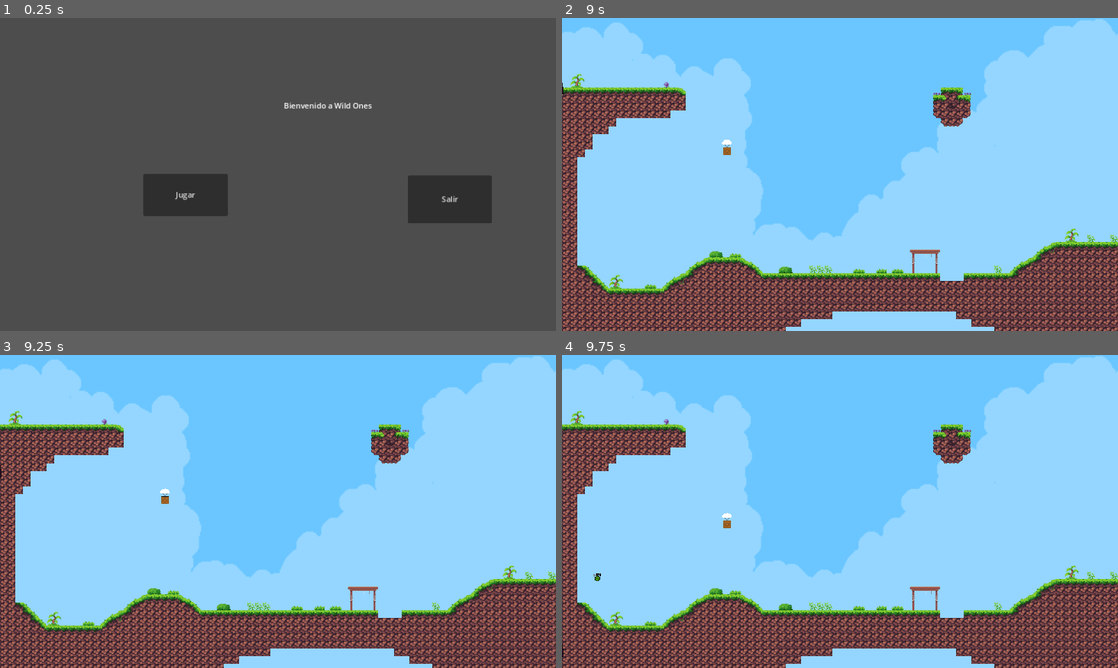
Above: before the commit, frames 1-4 (two rows, left to right).
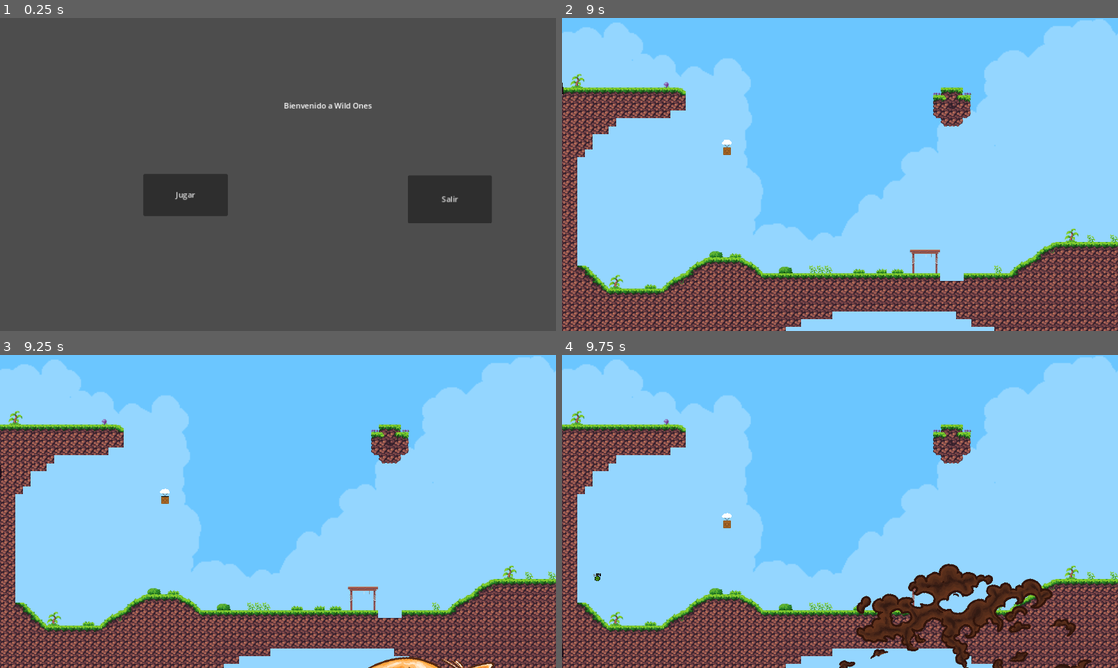
Above: after the commit, the same moments.

Repository: Francisco-Galea/Wild-Ones
Game: Godot game, scene res://Menu/MainScene/MainScene.tscn
Two runs of this game, one before a commit and one after it. Both use one fixed random seed, a clock stepped at 60 frames per second and the inputs below. Sound files missing from this copy of the repository are replaced by a short silence.
Inputs (mouse positions are in pixels of both pictures, inside the frame that each line leads up to):
- Up to frame 1 (0.25 s): no input
- Up to frame 2 (9 s): click "Jugar" at 0.5 s; click "2 jugadores" at 1.25 s; tap Enter at 2, 4.25 s; move the mouse to (962, 158) at 2.02 s; hold D (move_right) 2.03-3.53 s; click (962, 158) at 2.1 s; tap W (jump) at 2.27, 3.02, 4.52, 5.27, 6.02, 7.52, 8.27 s; tap Space at 2.75 s; move the mouse to (728, 190) at 2.77 s; tap 1 (switch_weapon_1) at 2.85, 6.6 s; move the mouse to (895, 105) at 3.52 s; hold A (move_left) 3.53-4.28 s; tap 2 (switch_weapon_2) at 3.6, 7.35 s; move the mouse to (812, 237) at 4.27 s; hold D (move_right) 4.28-5.78 s; tap 3 (switch_weapon_3) at 4.35, 8.1 s; move the mouse to (1006, 221) at 5.02 s; tap 4 (switch_weapon_4) at 5.1, 8.85 s; move the mouse to (673, 127) at 5.77 s; hold A (move_left) 5.78-6.53 s; click (673, 127) at 5.85 s; move the mouse to (867, 174) at 6.52 s; hold D (move_right) 6.53-7.28 s; move the mouse to (756, 96) at 7.27 s; hold A (move_left) 7.28-8.78 s; move the mouse to (962, 158) at 8.02 s; move the mouse to (728, 190) at 8.77 s; hold D (move_right) from 8.78 s (still down)
- Up to frame 3 (9.25 s): keep holding D (move_right); tap W (jump) at 9.02 s
- Up to frame 4 (9.75 s): keep holding D (move_right); move the mouse to (895, 442) at 9.52 s; click (895, 442) at 9.6 s

Frames 1-2 are identical in both runs. In frame 3, 0.4% of the frame differs, in the area x 66-89%, y 96-100%; in frame 4, 4.9%, in the area x 49-96%, y 66-100%.
Error in both runs: Out of bounds get index '1' (on base: 'Array') (res://Director/GameManager/GameManager.gd:70)

Commit message:
Adding animations to Grenade

Diff:
--- a/Weapons/Grenade/Grenade.gd
+++ b/Weapons/Grenade/Grenade.gd
@@ -4,6 +4,7 @@
 var destruction_radius: int = 1
 @onready var explosion_sound = $explosion
 @onready  var fire_in_the_hole = $throwGrenade
+@onready var explosion_animation = $Sprite2D/AnimationPlayer
 
 func _ready():
 	$Timer.start()
@@ -13,6 +14,8 @@
 	explode()
 
 func explode():
+	explosion_animation.play("explosion")
+	explosion_sound.play()
 	var explosion_area = $Area2D
 	var bodies = explosion_area.get_overlapping_bodies()
 	for body in bodies:
@@ -20,10 +23,10 @@
 			body.take_damage(explosion_damage)
 		if body is TileMap:
 			destroy_terrain(body, global_position)
-	hide()
-	explosion_sound.play()
+	await explosion_animation.animation_finished
 	await explosion_sound.finished
 	queue_free()
+
 
 func destroy_terrain(tilemap: TileMap, impact_position: Vector2):
 	for x in range(-destruction_radius, destruction_radius + 1):
--- a/Weapons/Grenade/Grenade.tscn
+++ b/Weapons/Grenade/Grenade.tscn
@@ -1,9 +1,80 @@
-[gd_scene load_steps=7 format=3 uid="uid://bw03mi6lw6kqi"]
+[gd_scene load_steps=20 format=3 uid="uid://bw03mi6lw6kqi"]
 
 [ext_resource type="Script" path="res://Weapons/Grenade/Grenade.gd" id="1_mb82p"]
 [ext_resource type="Texture2D" uid="uid://chjftg3xc5woj" path="res://Weapons/Sprites/Grenade.png" id="2_e8idm"]
 [ext_resource type="AudioStream" uid="uid://c4xjf6wcvfy3c" path="res://Weapons/Sounds/grenadeExploSound.wav" id="3_8jfac"]
+[ext_resource type="Texture2D" uid="uid://dv4mv2f1noy74" path="res://Weapons/Sprites/Explosion_3/Explosion_1.png" id="3_c7ddf"]
+[ext_resource type="Texture2D" uid="uid://mesg6ursqtdf" path="res://Weapons/Sprites/Explosion_3/Explosion_2.png" id="4_0ch4w"]
 [ext_resource type="AudioStream" uid="uid://ccy1lo7d1gave" path="res://Weapons/Sounds/ct_fireinhole.wav" id="4_20ufl"]
+[ext_resource type="Texture2D" uid="uid://bs3bbwqlay85v" path="res://Weapons/Sprites/Explosion_3/Explosion_3.png" id="5_tuq4e"]
+[ext_resource type="Texture2D" uid="uid://dony3htpwwnby" path="res://Weapons/Sprites/Explosion_3/Explosion_4.png" id="6_golqx"]
+[ext_resource type="Texture2D" uid="uid://bwjk8gf2ko5ng" path="res://Weapons/Sprites/Explosion_3/Explosion_5.png" id="7_01atu"]
+[ext_resource type="Texture2D" uid="uid://dp2xctwits8sq" path="res://Weapons/Sprites/Explosion_3/Explosion_6.png" id="7_qw8u3"]
+[ext_resource type="Texture2D" uid="uid://j0cs1gy2oluq" path="res://Weapons/Sprites/Explosion_3/Explosion_7.png" id="8_dfnu8"]
+[ext_resource type="Texture2D" uid="uid://kd6dfqpyomi" path="res://Weapons/Sprites/Explosion_3/Explosion_8.png" id="9_gcjrb"]
+[ext_resource type="Texture2D" uid="uid://c5cq5cwdxuxw1" path="res://Weapons/Sprites/Explosion_3/Explosion_9.png" id="10_e5a6h"]
+[ext_resource type="Texture2D" uid="uid://dlfhq7qlsg33i" path="res://Weapons/Sprites/Explosion_3/Explosion_10.png" id="12_o1yxg"]
+
+[sub_resource type="Animation" id="Animation_wndle"]
+resource_name = "explosion"
+length = 1.5
+tracks/0/type = "value"
+tracks/0/imported = false
+tracks/0/enabled = true
+tracks/0/path = NodePath(".:texture")
+tracks/0/interp = 1
+tracks/0/loop_wrap = true
+tracks/0/keys = {
+"times": PackedFloat32Array(0, 0.1, 0.2, 0.3, 0.4, 0.5, 0.6, 0.7, 0.8, 0.9, 1),
+"transitions": PackedFloat32Array(1, 1, 1, 1, 1, 1, 1, 1, 1, 1, 1),
+"update": 1,
+"values": [ExtResource("2_e8idm"), ExtResource("3_c7ddf"), ExtResource("4_0ch4w"), ExtResource("5_tuq4e"), ExtResource("6_golqx"), ExtResource("7_01atu"), ExtResource("7_qw8u3"), ExtResource("8_dfnu8"), ExtResource("9_gcjrb"), ExtResource("10_e5a6h"), ExtResource("12_o1yxg")]
+}
+tracks/1/type = "value"
+tracks/1/imported = false
+tracks/1/enabled = false
+tracks/1/path = NodePath(".:rotation")
+tracks/1/interp = 1
+tracks/1/loop_wrap = true
+tracks/1/keys = {
+"times": PackedFloat32Array(0),
+"transitions": PackedFloat32Array(1),
+"update": 0,
+"values": [0.0]
+}
+
+[sub_resource type="Animation" id="Animation_bqd3n"]
+length = 0.001
+tracks/0/type = "value"
+tracks/0/imported = false
+tracks/0/enabled = true
+tracks/0/path = NodePath(".:texture")
+tracks/0/interp = 1
+tracks/0/loop_wrap = true
+tracks/0/keys = {
+"times": PackedFloat32Array(0),
+"transitions": PackedFloat32Array(1),
+"update": 1,
+"values": [ExtResource("2_e8idm")]
+}
+tracks/1/type = "value"
+tracks/1/imported = false
+tracks/1/enabled = true
+tracks/1/path = NodePath(".:rotation")
+tracks/1/interp = 1
+tracks/1/loop_wrap = true
+tracks/1/keys = {
+"times": PackedFloat32Array(0),
+"transitions": PackedFloat32Array(1),
+"update": 0,
+"values": [0.0]
+}
+
+[sub_resource type="AnimationLibrary" id="AnimationLibrary_e6l4u"]
+_data = {
+"RESET": SubResource("Animation_bqd3n"),
+"explosion": SubResource("Animation_wndle")
+}
 
 [sub_resource type="CircleShape2D" id="CircleShape2D_5lvo1"]
 radius = 9.0
@@ -21,6 +92,11 @@
 texture_filter = 1
 texture = ExtResource("2_e8idm")
 metadata/_edit_lock_ = true
+
+[node name="AnimationPlayer" type="AnimationPlayer" parent="Sprite2D"]
+libraries = {
+"": SubResource("AnimationLibrary_e6l4u")
+}
 
 [node name="CollisionShape2D" type="CollisionShape2D" parent="."]
 position = Vector2(0, 3)
